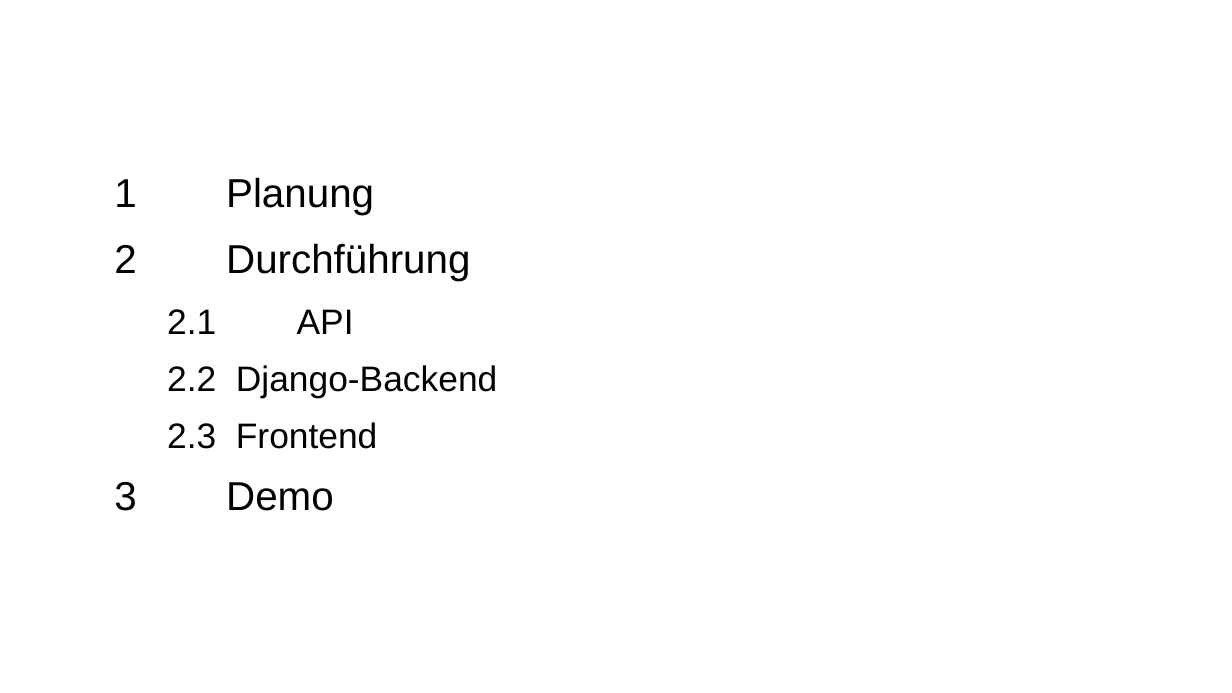
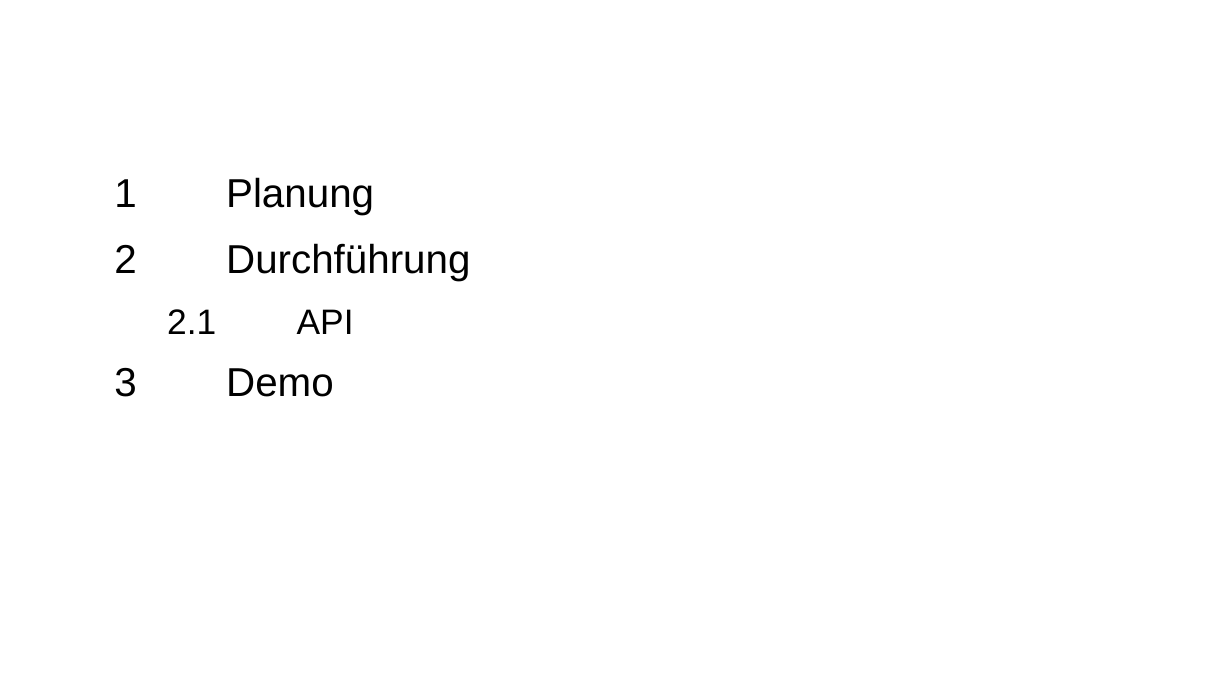
Before and after one commit to peterLERNSAX/softwaredd, a slide deck: slide 2 of softwaredd.odp. Drawn at 1232x693 pixels with LibreOffice and Linux fonts; fonts in the diff are those of the drawing; background and template pictures are left out. Boxes give left, top, right and bottom in pixels: in the first picture for what was removed or moved away, otherwise in the second. Text is boxed around its words. In the diff, an @@ line names an element or a change of style, - is before the commit and + after.

```diff
--- a/softwaredd.odp
+++ b/softwaredd.odp
@@ text at (x1=167, y1=365, x2=497, y2=449): paragraphs removed @@
-  2.2 Django-Backend
-  2.3 Frontend
```
Also in this commit, not shown: 2 slides removed.
